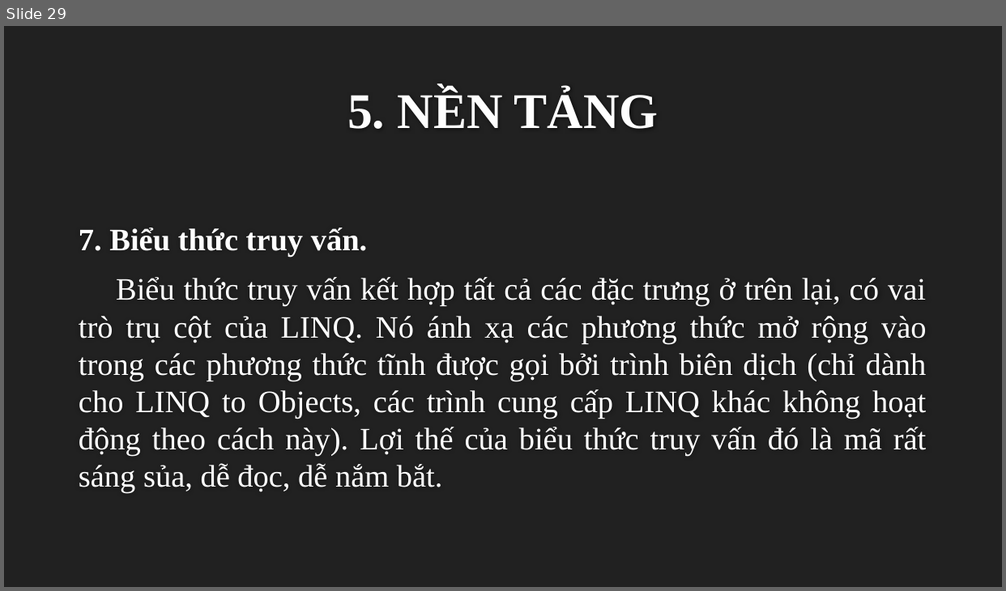
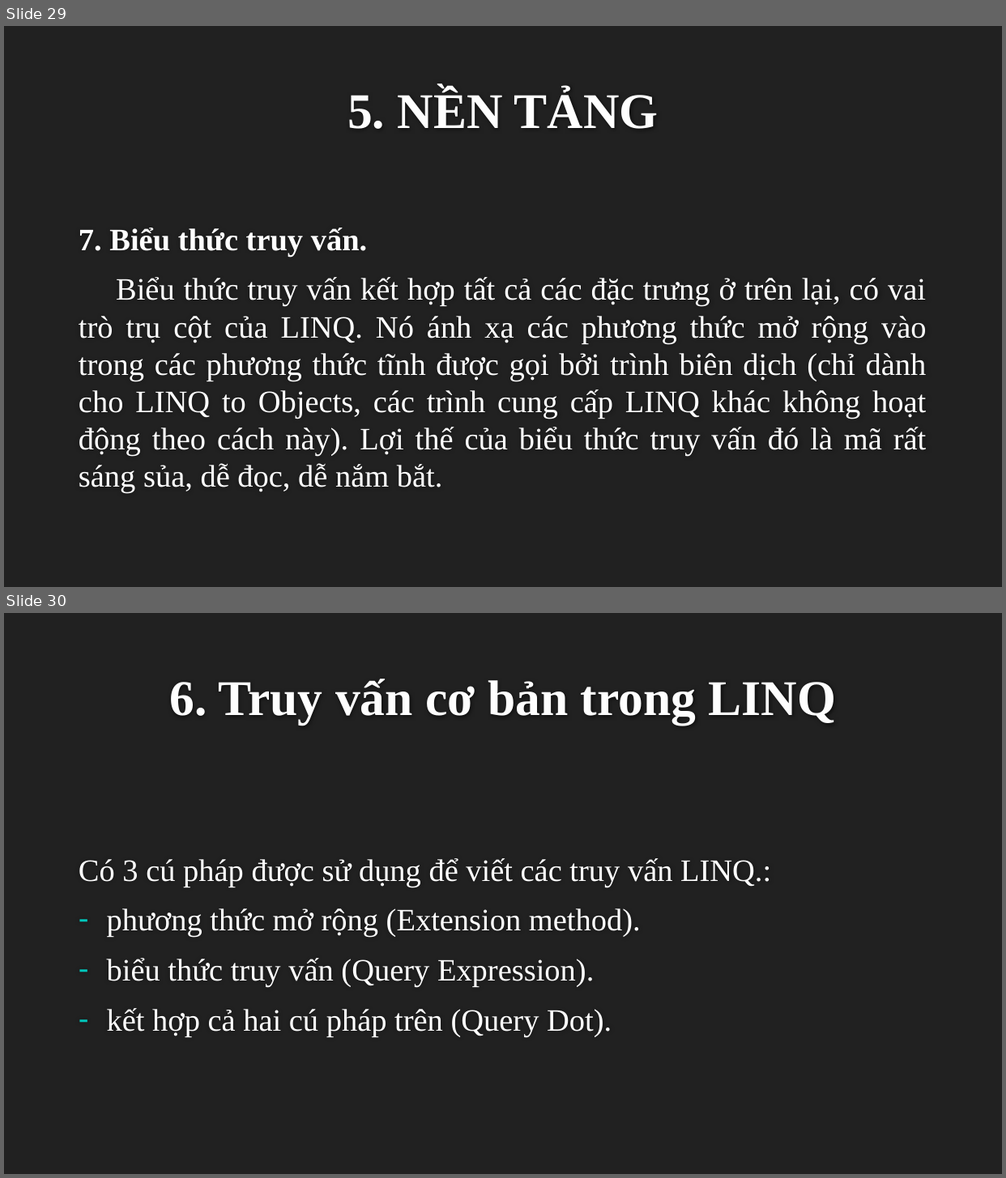
Before and after one commit to dotrunghieu0903/CongNgheNet, a slide deck: LINQ-NEW.pptx. Shown one above the other, each under a label of ours: slide 29 before the commit, slides 29 and 30 after it. The pictures are 1006x591 and 1006x1178 pixels, drawn with LibreOffice and Linux fonts; fonts in the diff are those of the drawing; background and template pictures are left out. Boxes give left, top, right and bottom in pixels: in the first picture for what was removed or moved away, otherwise in the second. Text is boxed around its words. In the diff, an @@ line names an element or a change of style, - is before the commit and + after.

```diff
--- a/LINQ-NEW.pptx
+++ b/LINQ-NEW.pptx
@@ slide 30 added at bbox=[4, 613, 1002, 1174], background #212121 @@
@@ title added at bbox=[169, 679, 836, 724], 48 pt, text #FEFEFE, bold @@
+6. Truy vấn cơ bản trong LINQ
@@ text added at bbox=[79, 858, 771, 1037], 30 pt, text #FFFFFF @@
+Có 3 cú pháp được sử dụng để viết các truy vấn LINQ.:
+– phương thức mở rộng (Extension method).
+– biểu thức truy vấn (Query Expression).
+– kết hợp cả hai cú pháp trên (Query Dot).
```
Also in this commit, not shown: 1 slide changed, 4 other slides added.
